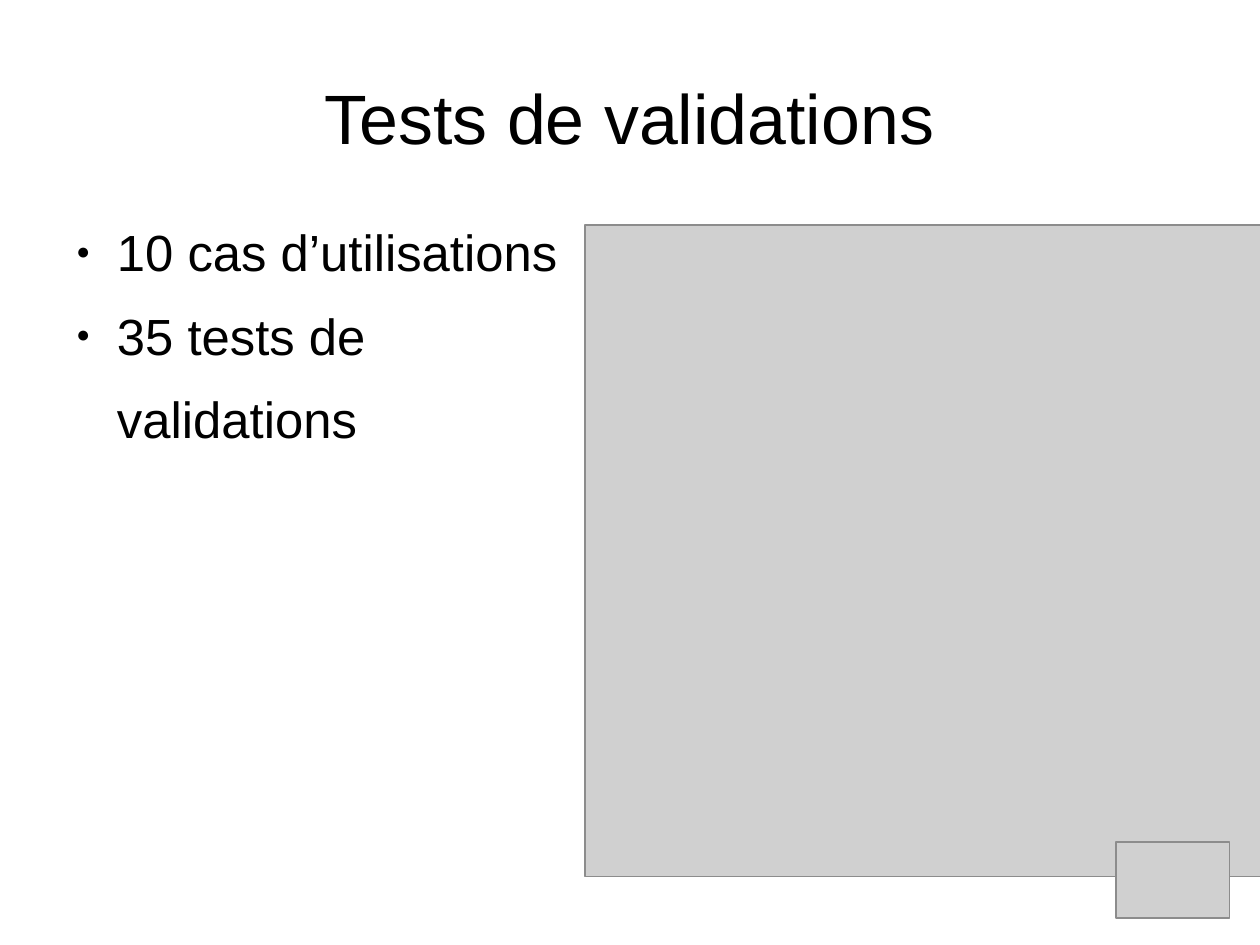
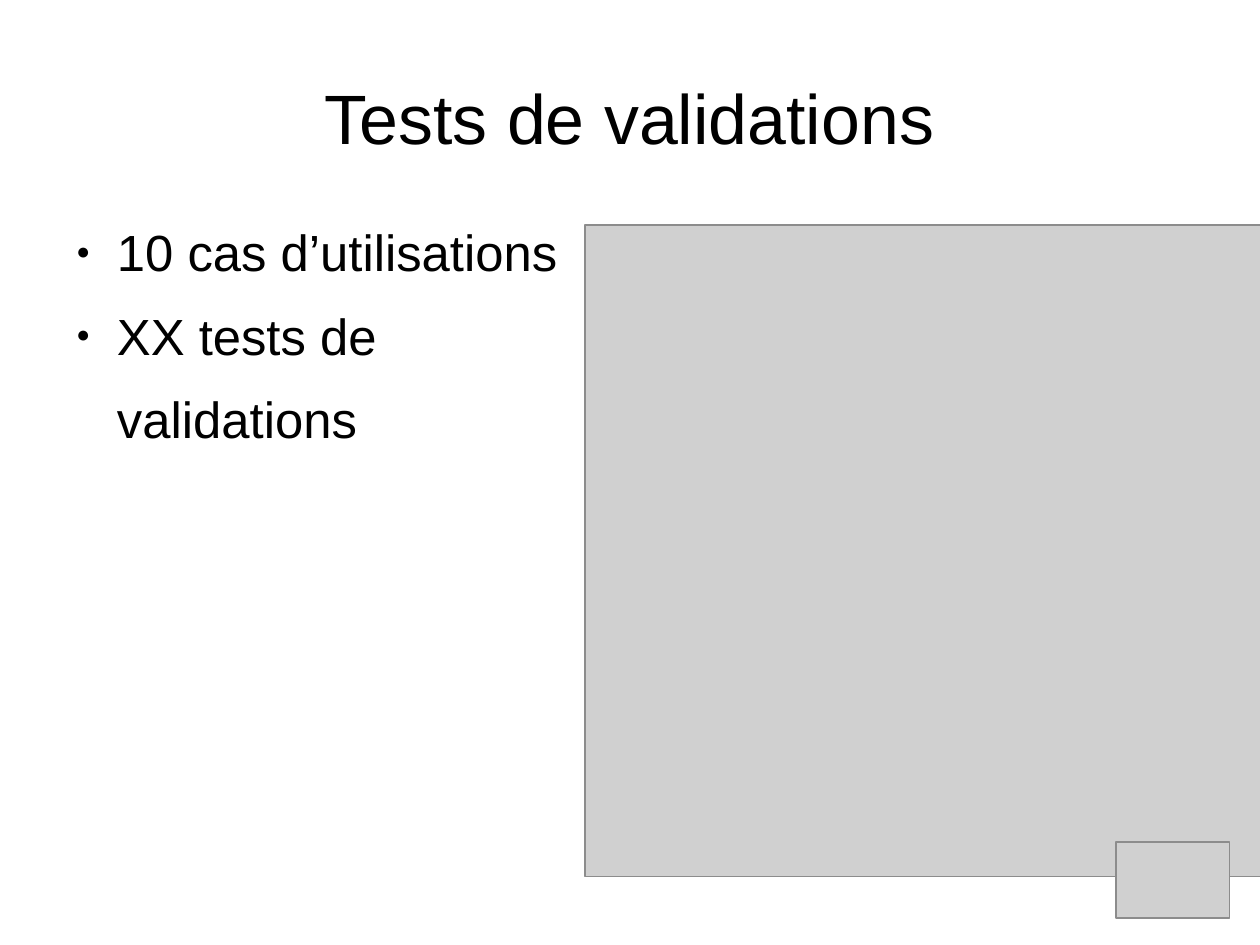
Before and after one commit to Shaolans/StoneHearth_SnowStorm, a slide deck: slide 29 of Presentation/presentation_IL.odp (slide 27 before the commit). Drawn at 1260x945 pixels with LibreOffice and Linux fonts; fonts in the diff are those of the drawing; grey boxes stand for pictures. Boxes give left, top, right and bottom in pixels: in the first picture for what was removed or moved away, otherwise in the second. Text is boxed around its words. In the diff, an @@ line names an element or a change of style, - is before the commit and + after.

```diff
--- a/Presentation/presentation_IL.odp
+++ b/Presentation/presentation_IL.odp
@@ text at bbox=[117, 318, 376, 356]: text changed @@
-● 35 tests de
+● XX tests de
```
Also in this commit, not shown: 2 other slides changed, 7 slides added.
